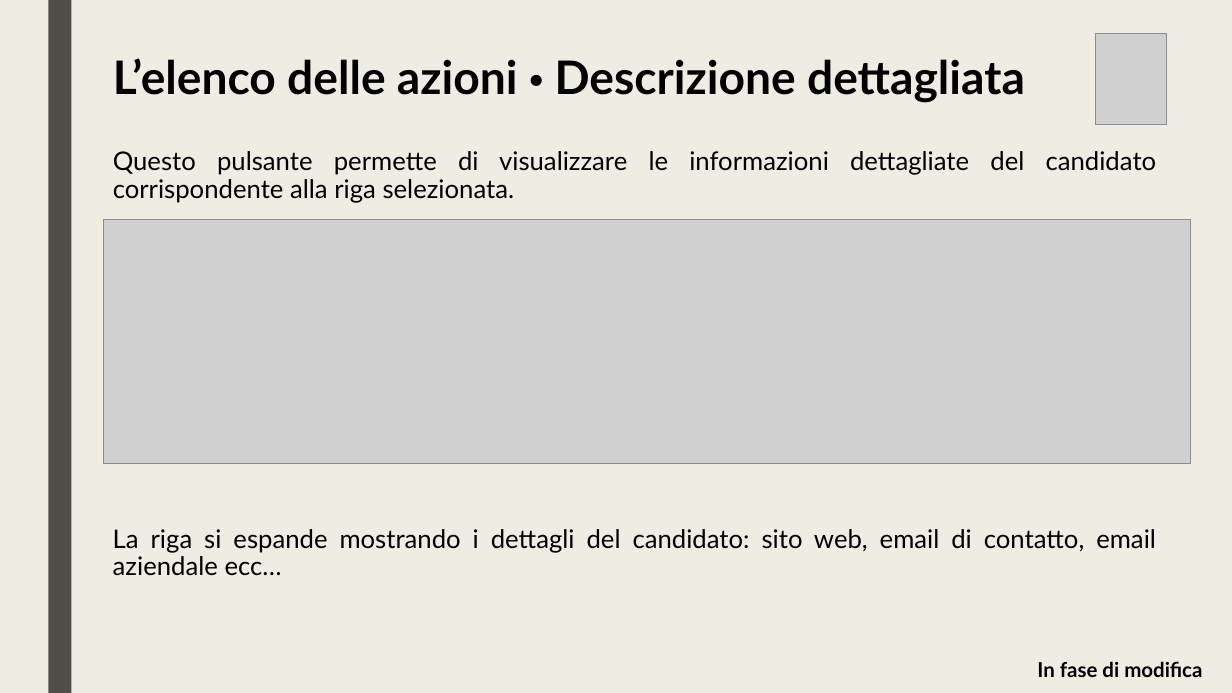
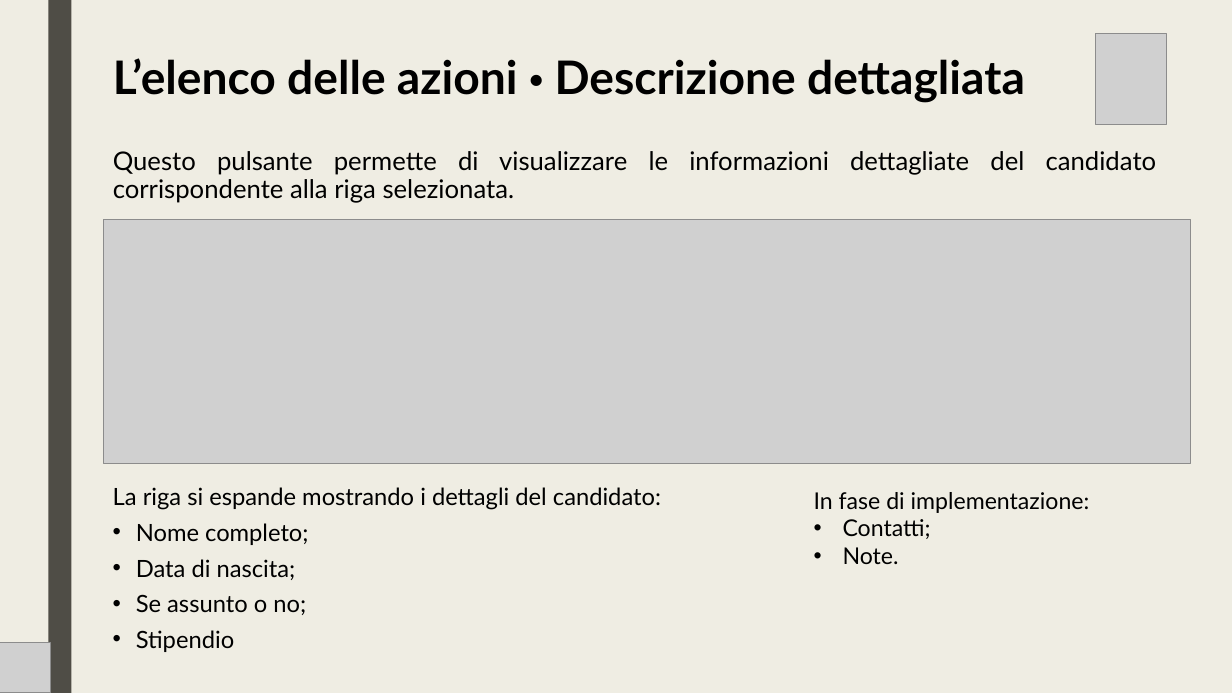
Before and after one commit to lt-scuolalavoro/suit, a slide deck: slide 8 of resources/Suit Database.pptx (slide 7 before the commit). Drawn at 1232x693 pixels with LibreOffice and Linux fonts; fonts in the diff are those of the drawing; grey boxes stand for pictures. Boxes give left, top, right and bottom in pixels: in the first picture for what was removed or moved away, otherwise in the second. Text is boxed around its words. In the diff, an @@ line names an element or a change of style, - is before the commit and + after.

```diff
--- a/resources/Suit Database.pptx
+++ b/resources/Suit Database.pptx
@@ text at bbox=[113, 487, 661, 652]: text changed; size 20 to 18.5 pt @@
-La riga si espande mostrando i dettagli del candidato: sito web, email di contatto, email aziendale ecc…
+La riga si espande mostrando i dettagli del candidato:
+• Nome completo;
+• Data di nascita;
+• Se assunto o no;
+• Stipendio
@@ text at bbox=[814, 492, 1090, 564]: text changed; size 16 to 18 pt; bold off @@
-In fase di modifica
+In fase di implementazione:
+• Contatti;
+• Note.
@@ picture added at bbox=[0, 642, 51, 693] @@
```
Also in this commit, not shown: 8 other slides changed, 2 slides added, 1 other file.
